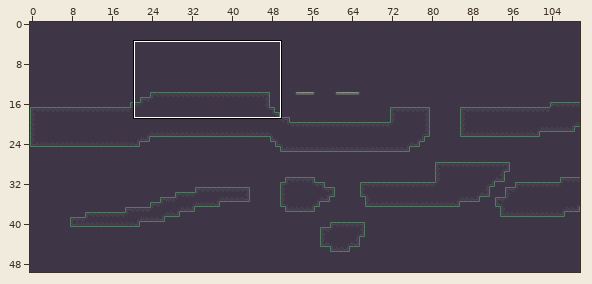
Tiled map -- Assets/Maps/MapTemplate.tmx. Above, an overview of the earlier version with the close-up marked.
Close-up. Earlier state:
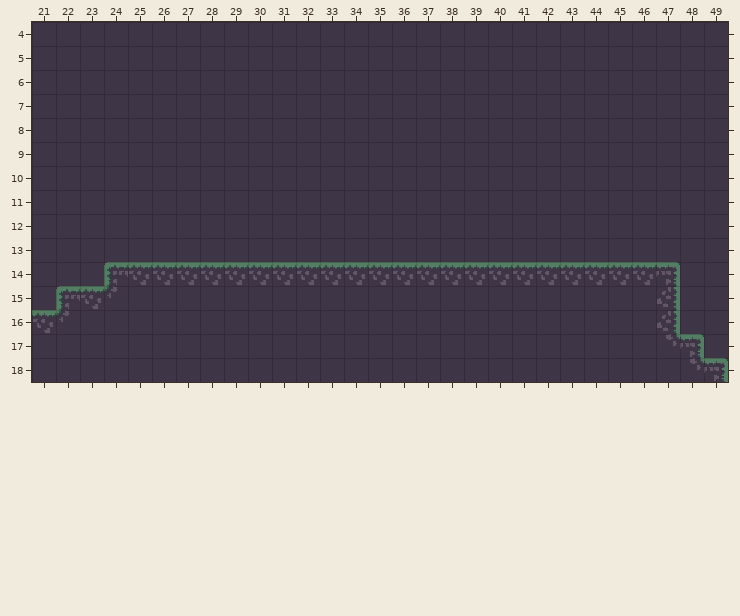
Cells are 16x16 px. Shown: x 21..49, y 4..18. The commit also changed other parts of the map, which this record leaves out. Tiles whose own drawing changed are shown in their newer look in all pictures.
After:
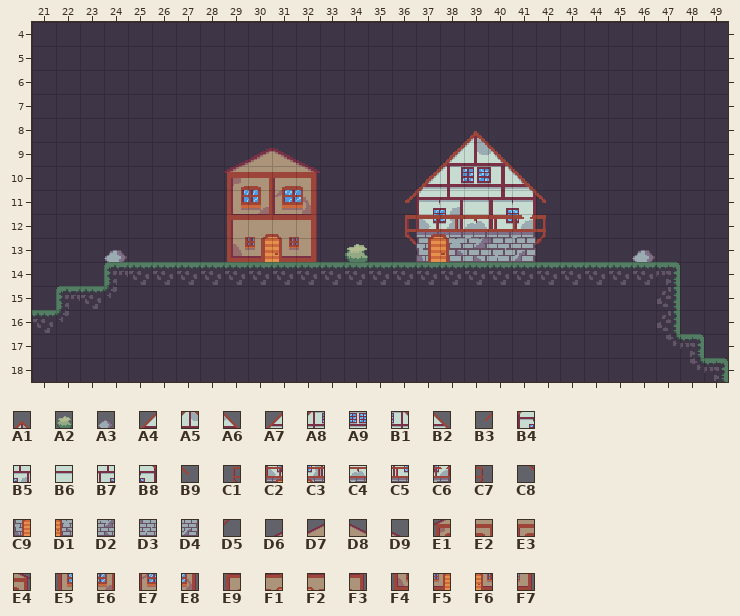
Key: from "tileset": A1 83, A2 87, A3 92, A4 98, A5 99, A6 100, A7 113, A8 114, A9 115, B1 116, B2 117, B3 128, B4 129, B5 130, B6 131, B7 132, B8 133, B9 134, C1 144, C2 145, C3 146, C4 147, C5 148, C6 149, C7 150, C8 160, C9 161, D1 162, D2 163, D3 164, D4 165, D5 166, D6 177, D7 178, D8 179, D9 180, E1 193, E2 194, E3 195, E4 196, E5 209, E6 210, E7 211, E8 212, E9 225, F1 226, F2 227, F3 228, F4 241, F5 242, F6 243, F7 244.
__ is an empty cell.
Change:
Layer "Map":
Tile A1 is added in row 8 at x 39.
Tile A2 is added in row 13 at x 34.
Tile A3 is added in row 13 at x 24 and 46.
Tile A4 is added in row 9 at x 38.
Tile A5 is added in row 9 at x 39.
Tile A6 is added in row 9 at x 40.
Tile A7 is added in row 10 at x 37.
Tile A8 is added in row 10 at x 38.
Tile A9 is added in row 10 at x 39.
Tile B1 is added in row 10 at x 40.
Tile B2 is added in row 10 at x 41.
Tile B3 is added in row 11 at x 36.
Tile B4 is added in row 11 at x 37.
Tile B5 is added in row 11 at x 38.
Tile B6 is added in row 11 at x 39.
Tile B7 is added in row 11 at x 40.
Tile B8 is added in row 11 at x 41.
Tile B9 is added in row 11 at x 42.
Tile C1 is added in row 12 at x 36.
Tile C2 is added in row 12 at x 37.
Tile C3 is added in row 12 at x 38.
Tile C4 is added in row 12 at x 39.
Tile C5 is added in row 12 at x 40.
Tile C6 is added in row 12 at x 41.
Tile C7 is added in row 12 at x 42.
Tile C8 is added in row 13 at x 36.
Tile C9 is added in row 13 at x 37.
Tile D1 is added in row 13 at x 38.
Tile D2 is added in row 13 at x 39.
Tile D3 is added in row 13 at x 40.
Tile D4 is added in row 13 at x 41.
Tile D5 is added in row 13 at x 42.
Tile D6 is added in row 9 at x 29.
Tile D7 is added in row 9 at x 30.
Tile D8 is added in row 9 at x 31.
Tile D9 is added in row 9 at x 32.
Tile E1 is added in row 10 at x 29.
Tile E2 is added in row 10 at x 30.
Tile E3 is added in row 10 at x 31.
Tile E4 is added in row 10 at x 32.
Tile E5 is added in row 11 at x 29.
Tile E6 is added in row 11 at x 30.
Tile E7 is added in row 11 at x 31.
Tile E8 is added in row 11 at x 32.
Tile E9 is added in row 12 at x 29.
Tile F1 is added in row 12 at x 30.
Tile F2 is added in row 12 at x 31.
Tile F3 is added in row 12 at x 32.
Tile F4 is added in row 13 at x 29.
Tile F5 is added in row 13 at x 30.
Tile F6 is added in row 13 at x 31.
Tile F7 is added in row 13 at x 32.
Pixel boxes of the changes (left, top, right, bottom) in both close-ups:
added: (405, 131, 546, 262)
added: (224, 148, 320, 262)
added: (104, 250, 127, 262)
added: (345, 244, 368, 262)
added: (632, 250, 655, 262)
